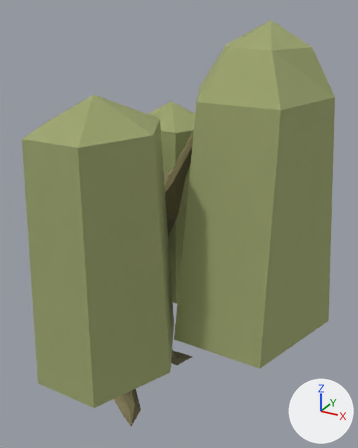
Before and after pictures for a commit that changed the OBJ model public/models/trees/willow/willow.obj.
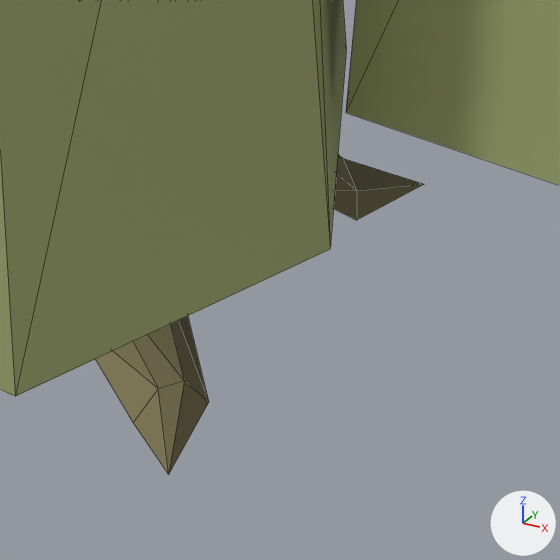
There are two pictures of each version: one whole from a 50 mm lens placed at (182.0, -316.0, 362.0), pointed at (2.0, 11.0, 199.0), one close up on the part from 25% to 63% of the width and 70% to 100% of the height. Arrows for +X, +Y and +Z are at lower right; the lights stay in place. The first two pictures are the older version. The close-ups show mesh edges as thin lines. Where no turn or scale is listed for an object, it has been applied to the vertices.

The scene before the commit, as lines of its bpy script (objects in view):
```python
ob_object_willow_tree_2026_10_08_16_47_07 = bpy.data.objects.new('Object Willow tree 2026-10-08_16-47-07', me_object_willow_tree_2026_10_08_16_47_07)
ob_object_willow_tree_2026_10_08_16_47_07.location = (0.0, 0.0, 0.0)
```
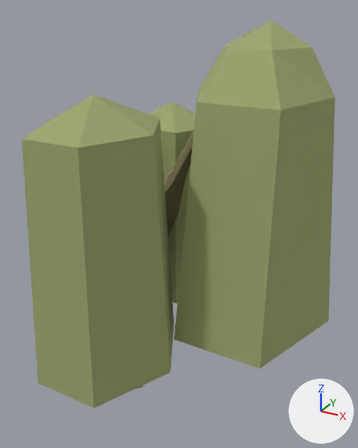
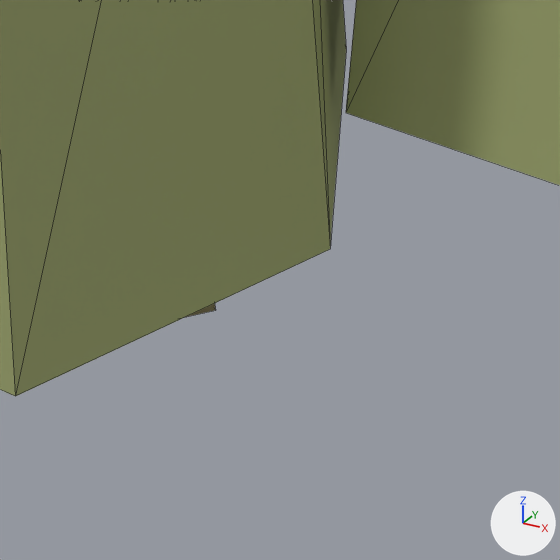
Commit message: Flat tree bases for all 6 trees (Model Man)

What the commit changed:
me_object_willow_tree_2026_10_08_16_47_07 is used by ob_object_willow_tree_2026_10_08_16_47_07; location (0.0, 0.0, 0.0).
me_object_willow_tree_2026_10_08_16_47_07 had 123 vertices, 208 faces and spanned x -128.0..128.0, y -128.0..126.0, z 0.0..354.0.
me_object_willow_tree_2026_10_08_16_47_07 now has 101 vertices, 170 faces and spans x -120.0..128.0, y -128.0..126.0, z 0.0..354.0.
Part 1, on me_object_willow_tree_2026_10_08_16_47_07:
26 vertices are removed from x -128.0..-23.0, y -30.0..89.0, z 0.0..30.0.
45 faces are deleted.
2 vertices move from x -111.0..-87.0, y 2.0..59.0, z 0.0 to x -101.0..-83.0, y 6.0..51.0, z 0.0.
4 vertices are added at (-60.0, 5.0, 0.0), (-46.0, 20.0, 0.0), (-101.0, 38.0, 0.0), (-83.0, -2.0, 0.0).
7 new faces join them, mat_c19 (yellow #807853).
me_object_willow_tree_2026_10_08_16_47_07 no longer uses material mat_c11 (brown #656042).
me_object_willow_tree_2026_10_08_16_47_07 no longer uses material mat_c12 (dark yellow #676345).
me_object_willow_tree_2026_10_08_16_47_07 no longer uses material mat_c13 (brown #6a6347).
me_object_willow_tree_2026_10_08_16_47_07 no longer uses material mat_c14 (brown #625d40).
me_object_willow_tree_2026_10_08_16_47_07 no longer uses material mat_c16 (yellow #867f5a).
me_object_willow_tree_2026_10_08_16_47_07 no longer uses material mat_c17 (yellow #8e865f).
me_object_willow_tree_2026_10_08_16_47_07 no longer uses material mat_c18 (yellow #8c845d).
me_object_willow_tree_2026_10_08_16_47_07 no longer uses material mat_c43 (brown #706a49).
me_object_willow_tree_2026_10_08_16_47_07 no longer uses material mat_c44 (brown #6c6647).
me_object_willow_tree_2026_10_08_16_47_07 no longer uses material mat_c45 (dark yellow #666245).
me_object_willow_tree_2026_10_08_16_47_07 no longer uses material mat_c46 (brown #696245).
me_object_willow_tree_2026_10_08_16_47_07 no longer uses material mat_c47 (dark yellow #7c7453).
me_object_willow_tree_2026_10_08_16_47_07 no longer uses material mat_c48 (brown #635d40).
me_object_willow_tree_2026_10_08_16_47_07 no longer uses material mat_c49 (brown #6c6545).
me_object_willow_tree_2026_10_08_16_47_07 no longer uses material mat_c50 (yellow #817955).
me_object_willow_tree_2026_10_08_16_47_07 no longer uses material mat_c51 (dark yellow #77704d).
me_object_willow_tree_2026_10_08_16_47_07 no longer uses material mat_c52 (dark yellow #7a7351).
me_object_willow_tree_2026_10_08_16_47_07 no longer uses material mat_c53 (yellow #837c58).

What differs and where, as boxes [x1, y1, x2, y2] in the close-ups (560 x 560 px):
'Object Willow tree 2026-10-08_16-47-07', reshaped
    before: [0, 0, 560, 474]
    after: [0, 0, 560, 396]
part 1 of me_object_willow_tree_2026_10_08_16_47_07, cut back (mostly hidden afterwards)
    before: [96, 154, 424, 474]
    after: [186, 303, 215, 317]
